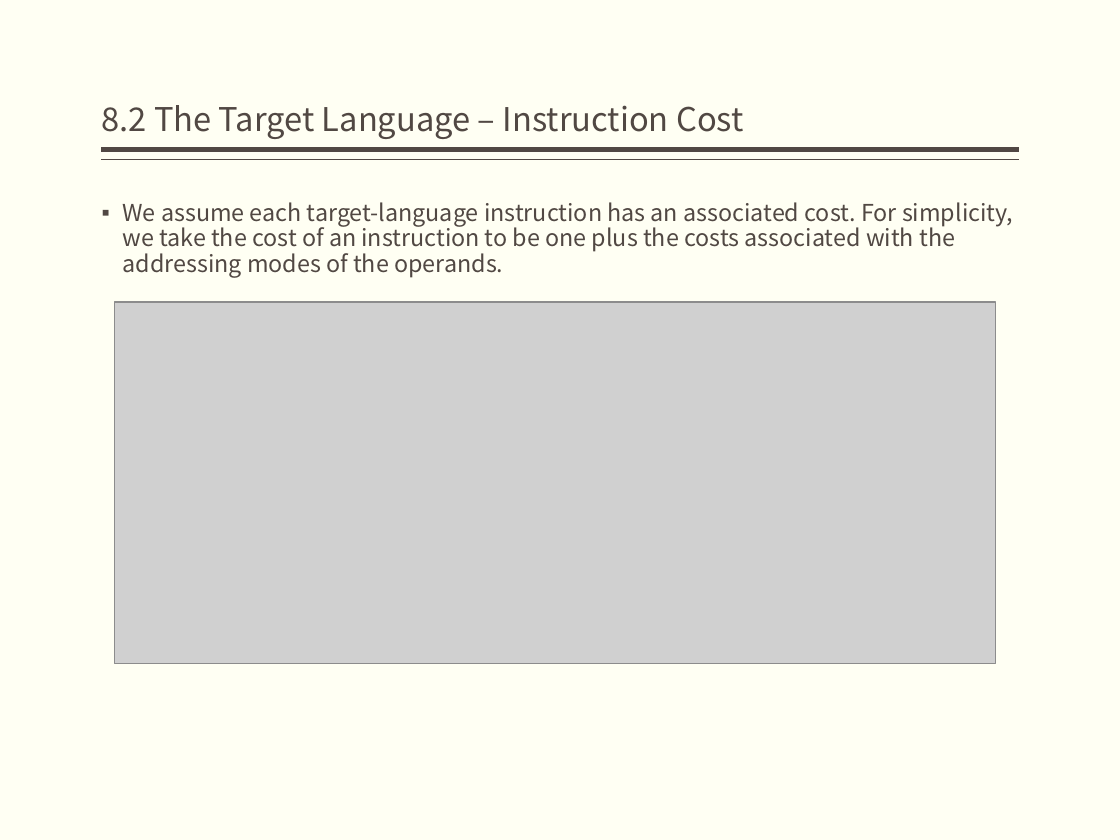
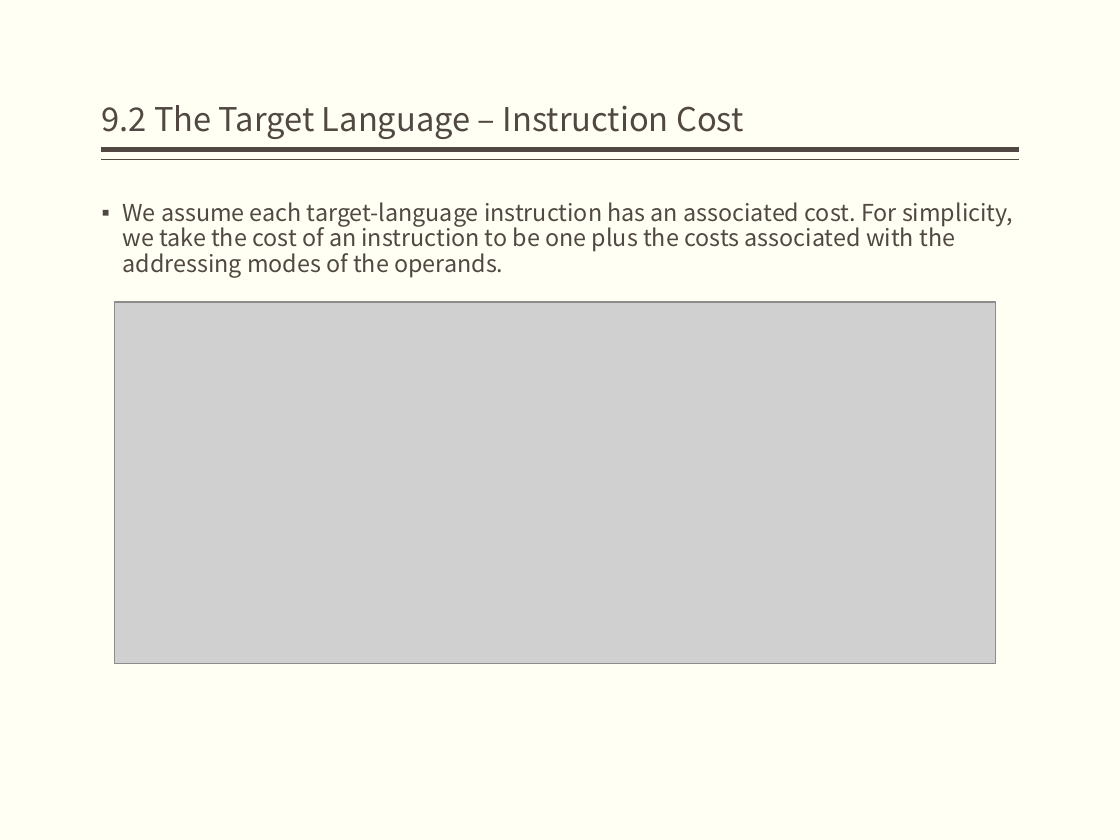
Before and after one commit to jz81/jz81.github.io, a slide deck: slide 12 of course/compiler/lecture/(Spring2020)Lecture9.pptx. Drawn at 1120x840 pixels with LibreOffice and Linux fonts; fonts in the diff are those of the drawing; grey boxes stand for pictures. Boxes give left, top, right and bottom in pixels: in the first picture for what was removed or moved away, otherwise in the second. Text is boxed around its words. In the diff, an @@ line names an element or a change of style, - is before the commit and + after.

```diff
--- a/course/compiler/lecture/(Spring2020)Lecture9.pptx
+++ b/course/compiler/lecture/(Spring2020)Lecture9.pptx
@@ title at (102,105,744,139): text changed @@
-8.2 The Target Language – Instruction Cost
+9.2 The Target Language – Instruction Cost
```
Also in this commit, not shown: 8 other slides changed, 11 slides added.
